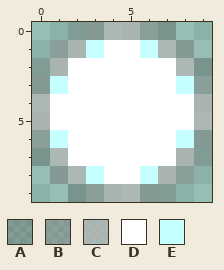
Pixel-art sprite -- Assets/Textures/Projectiles/Weapons/Magic/ScholarStaffBolt.png. The first picture shows the starting point.
The file is 20x20 pixels, drawn in blocks of 2x2; one block is one cell here.
Palette (. is transparent): A #4c4c4c4c  B #7f7f7f7f  C #b5b5b5b5  D #ffffff  E #c6ffff
Now the later version:
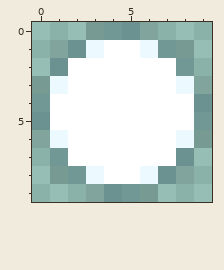
The edit:
Colour B changes from #7f7f7f7f to #18272b2b.
Colour C changes from #b5b5b5b5 to #44687171.
Colour E changes from #c6ffff to #ecfaff.
The author cleared colour A in row 0 at x 2 and 7; in row 2 at x 0 and 9; in row 7 at x 0 and 9; in row 9 at x 2 and 7.
Where, in picture pixels (left, top, right, bottom), the same in both pictures:
changed: (32, 22, 212, 202)
